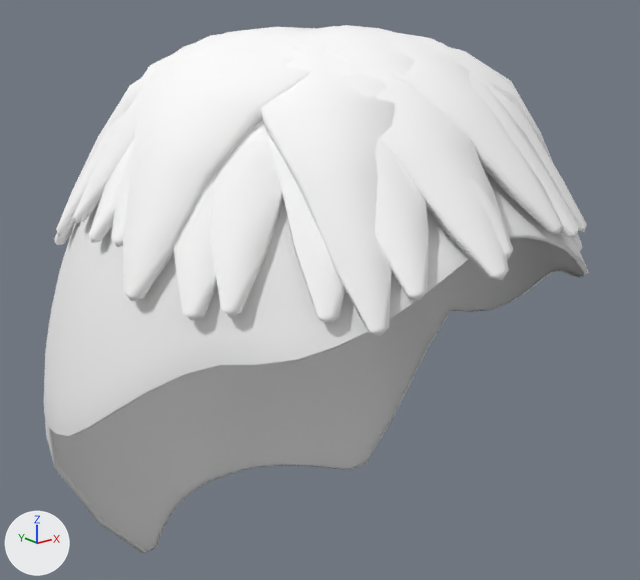
Renders of the glTF model modules/gamer-services/assets/avatars/v3/hair_fade.male.glb from each side of a commit.
Camera for both pictures: a camera (50 mm lens) standing at (-0.327, -0.41, 1.826) and looking at (0.005, 0.004, 1.66). The lights are fixed; the arrows at lower left show +X, +Y and +Z. The first picture is the older version. Vertices at exactly the same position are counted once.

The first picture shows 'hair_fade'.
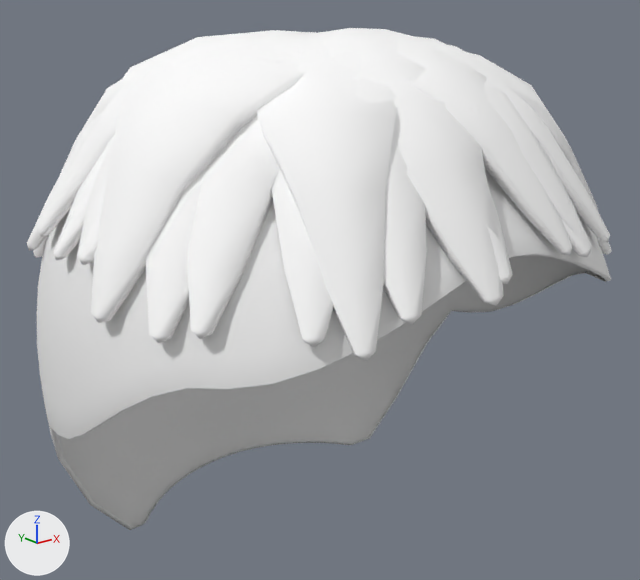
Changed parts and their boxes [x1, y1, x2, y2] in the pictures (640 x 580 px; the box of a moved part takes in the faces that stretch with it):
'hair_fade', reshaped (7% wider)
    before: [44, 25, 589, 554]
    after: [27, 28, 612, 530]
part 1 of me_hair_fade, moved or reshaped (not visible afterwards)
    before: [173, 27, 296, 54]
part 2 of me_hair_fade, moved or reshaped
    before: [44, 25, 589, 554]
    after: [27, 28, 612, 530]

The change, as a diff of the scene's bpy script:
```diff
--- a/modules/gamer-services/assets/avatars/v3/hair_fade.male.glb.py
+++ b/modules/gamer-services/assets/avatars/v3/hair_fade.male.glb.py
@@ me_hair_fade @@
 # used by ob_hair_fade; location = (0.0, 0.0, 0.0)
-me_hair_fade.from_pydata(...)  # 2461 vertices, 4732 faces; spans x -0.167..0.167, y -0.163..0.164, z 1.477..1.818
+me_hair_fade.from_pydata(...)  # 2461 vertices, 4732 faces; spans x -0.168..0.168, y -0.164..0.17, z 1.496..1.817
+# me_hair_fade part 1: the loose piece of 44 vertices spanning x -0.067..0.038, y -0.012..0.148, z 1.696..1.818 is multiplied about its middle by the matrix ((1.013, -0.038, -0.007), (-0.032, 1.093, 0.005), (-0.001, 0.004, 1.027)), then moved by (-0.003, 0.007, -0.003)
+# me_hair_fade part 2: 2417 of 2461 vertices moved; they spanned x -0.167..0.167, y -0.163..0.164, z 1.477..1.818 and now span x -0.168..0.168, y -0.164..0.17, z 1.496..1.817; mean shift (0.0, -0.001, -0.002); largest move (0.0, 0.119, 1.481) -> (0.0, 0.111, 1.503)
 me_hair_fade.materials.append(mat_hair_fade_scalp)
```
